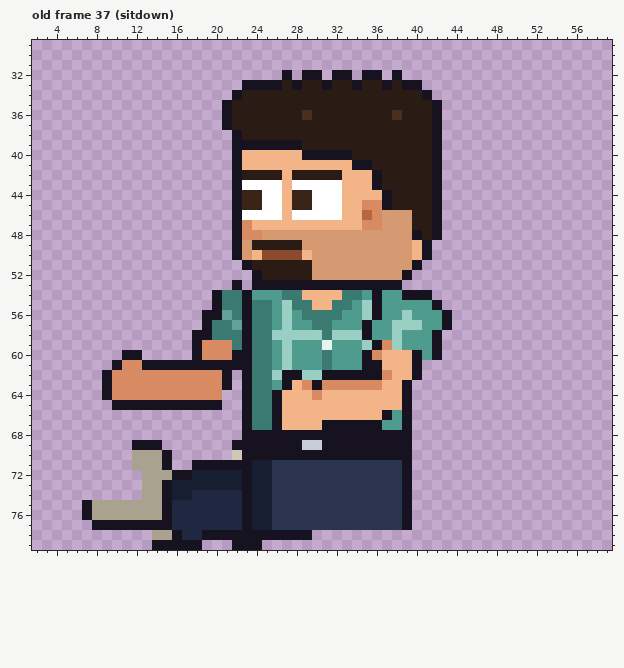
Edited in one commit: pixel-art file (sprites/staff/casual_garrison_left_anim.aseprite). The first picture shows the starting point.
64x80 pixels, 85 frames. Colours within 5 levels of each other are drawn and written as one. Shown: old frame 37 (sitdown): x 2..59, y 29..79. The commit also changed other frames, which this record leaves out.
New version:
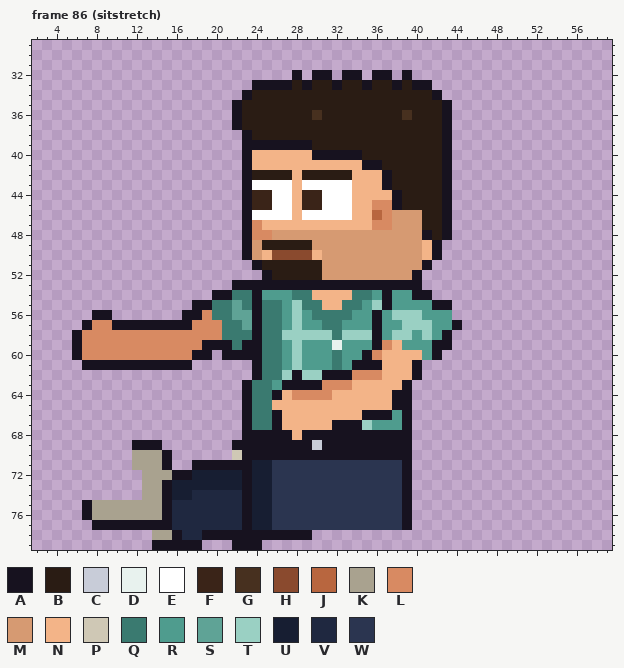
Palette (. is transparent): A #17121f  B #2a1c14  C #c8ccd8  D #e8f2ee  E #ffffff  F #3a2418  G #47301f  H #8a4a2e  J #b8663f  K #a9a28f  L #d88a62  M #d69a72  N #f3b488  P #cfc8b5  Q #3a7a70  R #4f9c8e  S #5fa396  T #9ad0c3  U #171e32  V #1f2840  W #2b3550
A new or re-ordered frame is compared with the old frame closest to it.
Diff:
frames 85 -> 123
Changed rows in their new state; - is an unchanged pixel.
Frame 86 (sitstretch) is new; against old frame 37 (sitdown):
first column x 6:
32 ---------------------.A.-A.-A.-A.A-----
33 -----------------.---ABA-BA-BA-BAB-A---
34 ----------------.A-----------------BA--
35 ---------------.A-------------------BA-
36 ---------------.A------BG-------BG--BA-
37 ---------------.A-------------------BA-
38 ----------------.A------------------BA-
39 ----------------.------A------------BA-
40 ----------------.A-----N----A-------BA-
41 ----------------.A----------N-A-----BA-
42 ----------------.A---BN----B--NA----BA-
43 ----------------.A---EN----E--NA----BA-
44 ----------------.A-F-EN-F--E---NA---BA-
45 ----------------.A-F-EN-F--E-N-LA---BA-
46 ----------------.A---EN----E-NJL--M-BA-
47 ----------------.AL----------N-L--M-BA-
48 ----------------.A-L--------------MABA-
49 ----------------.AM----B----------MNA--
50 ----------------.AMN---HN---------MNA--
51 -----------------.A-----B---------MA---
52 ------------------.A----B--------MA----
53 -----------------A---------------AA----
54 ---------------A-QA--R-Q---N-QRA-R-----
55 ------------AAQ-SQA-QRT-Q-N-QRTA-----A-
56 --AA-------AALQQSSA-QRTR---Q-R--T-T--R-
57 -ALLAAAAAAAALLL-QSA-QRT-R-Q--RA-R--T-RA
58 ALLLLLLLLLLLLLL--QA-Q----TQ--TA--T-TRA-
59 ALLLLLLLLLLLLAAA--A-QRT--RD--R--N----A-
60 ALLLLLLLLLLL-A.A--A-QRT--RQ-------N----
61 -AAA-AA-----......A-QRT--RQ-A----------
62 ---.............-.A-QT------LLLN-------
63 ---.............------AA----NNN--------
64 ---............-------LL-L------A------
65 ----...........-----N-----------A------
66 -----------------------------AA--------
67 -------------------------N---TR--------
68 ----------------------N----------------
69 -----------------------A---------------
